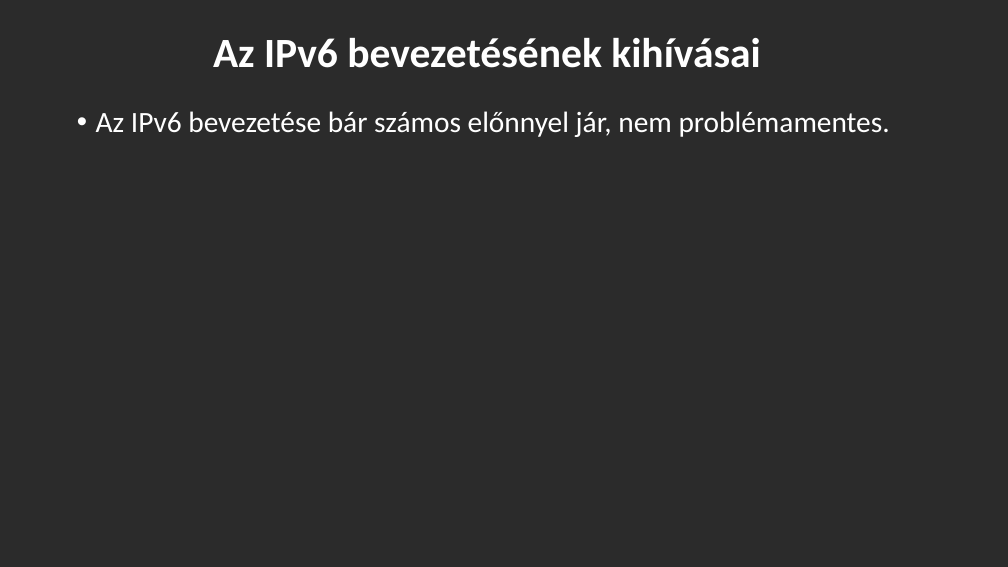
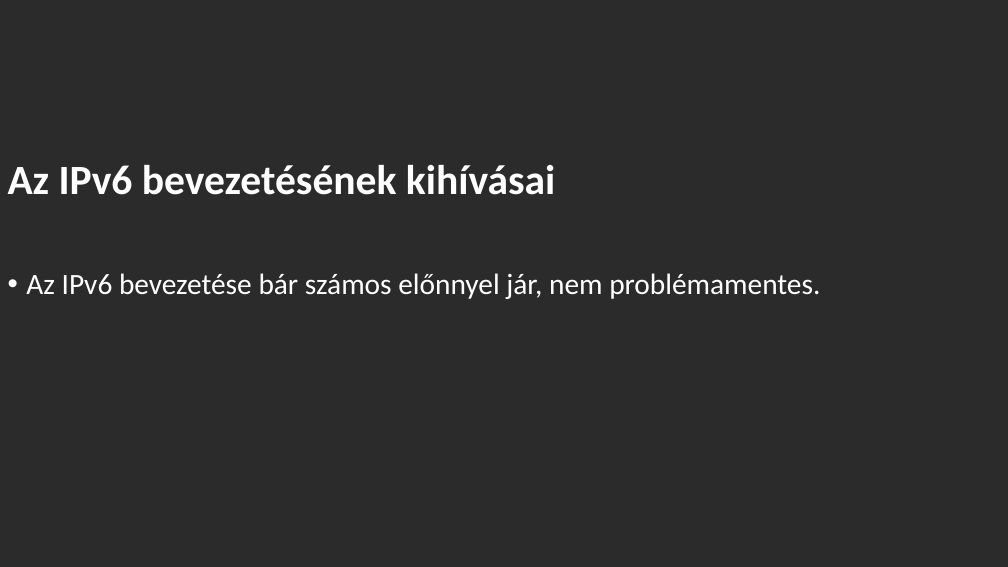
Before and after one commit to marcellmedve06-spec/Medve-Nemeth-Elias, a slide deck: slide 4 of ipv6-Éliás Péter-.pptx. Drawn at 1008x567 pixels with LibreOffice and Linux fonts; fonts in the diff are those of the drawing; background and template pictures are left out; a plain dark background stands for a picture behind light text. Boxes give left, top, right and bottom in pixels: in the first picture for what was removed or moved away, otherwise in the second. Text is boxed around its words. In the diff, an @@ line names an element or a change of style, - is before the commit and + after.

Commit message:
Add files via upload

```diff
--- a/ipv6-Éliás Péter-.pptx
+++ b/ipv6-Éliás Péter-.pptx
@@ title "Az IPv6 bevezetésének kihívásai": place and size @@
-title "Az IPv6 bevezetésének kihívásai" at [213, 38, 760, 68]
+title "Az IPv6 bevezetésének kihívásai" at [8, 165, 555, 195]
@@ text "Az IPv6 bevezetése bár számos ...": place and size @@
-text "Az IPv6 bevezetése bár számos ..." at [96, 111, 890, 137]
+text "Az IPv6 bevezetése bár számos ..." at [26, 273, 820, 299]
```
Also in this commit, not shown: 6 other slides changed.
